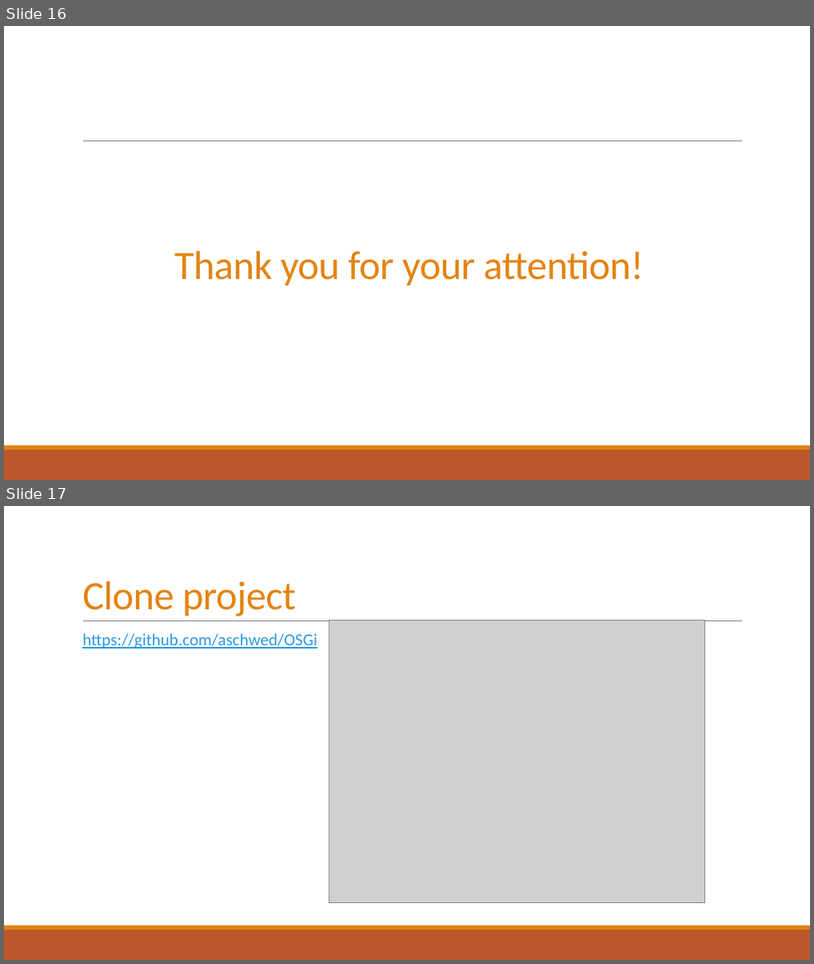
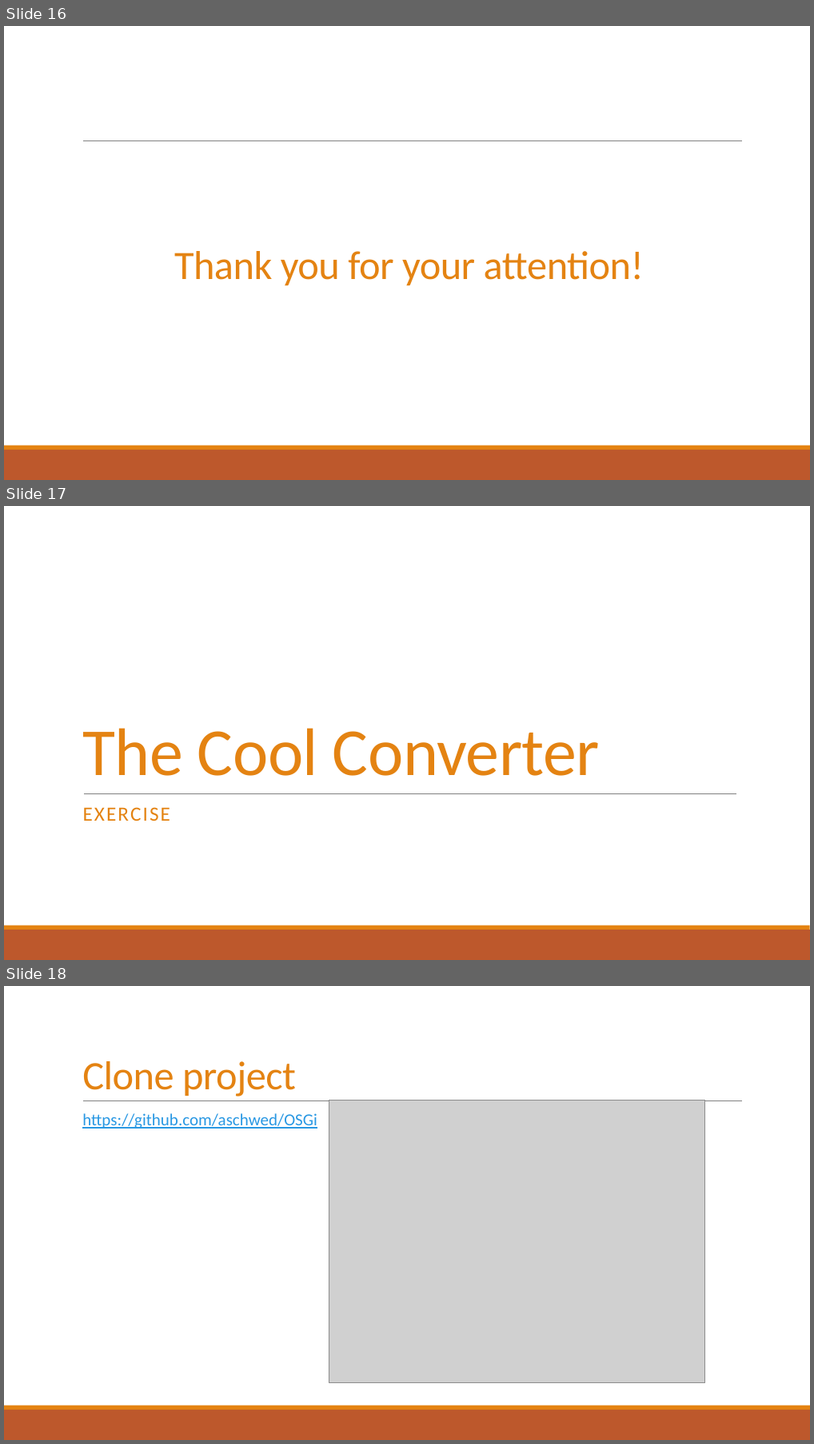
Before and after one commit to aschwed/OSGi, a slide deck: OSGi.pptx. Shown one above the other, each under a label of ours: slides 16 and 17 before the commit, slides 16, 17 and 18 after it. The pictures are 814x964 and 814x1444 pixels, drawn with LibreOffice and Linux fonts; fonts in the diff are those of the drawing; grey boxes stand for pictures. Boxes give left, top, right and bottom in pixels: in the first picture for what was removed or moved away, otherwise in the second. Text is boxed around its words. In the diff, an @@ line names an element or a change of style, - is before the commit and + after.

```diff
--- a/OSGi.pptx
+++ b/OSGi.pptx
@@ slide 17 added at [4,506,810,960], background #FFFFFF; not listed: 2 template elements that a slide beside it also shows @@
@@ title added at [82,728,600,776], 80 pt, text #E48312 @@
+The Cool Converter
@@ line added from (84, 793) to (738, 793), #808080 0.5 pt @@
@@ subtitle added at [83,807,170,820], 24 pt, text #E48312 @@
+EXERCISE
@@ what was slide 17 is now slide 18 @@
```
